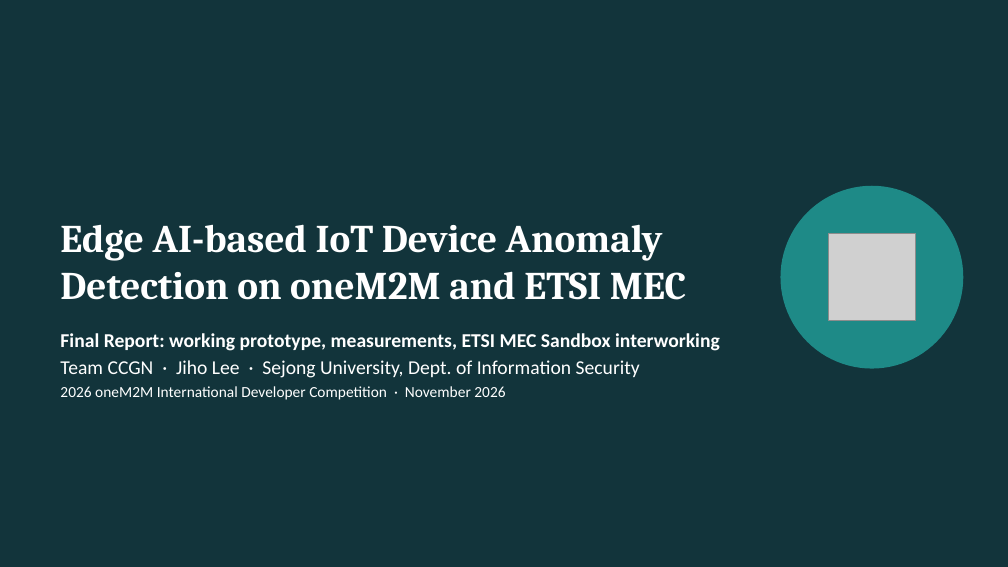
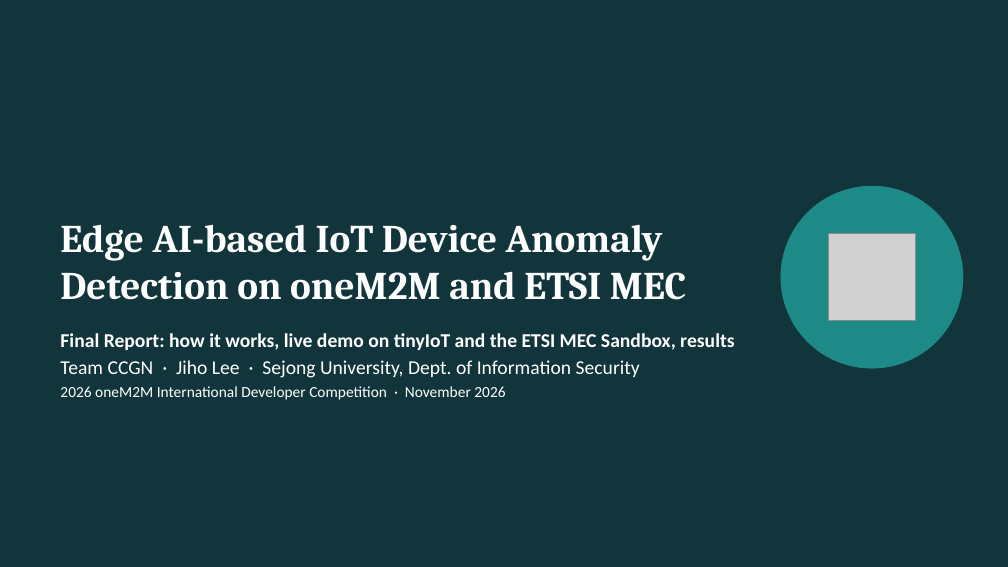
Before and after one commit to easycode42/ccgn-edge-iot-security, a slide deck: slide 1 of deliverables/CCGN_Final_Report.pptx. Drawn at 1008x567 pixels with LibreOffice and Linux fonts; fonts in the diff are those of the drawing; grey boxes stand for pictures. Boxes give left, top, right and bottom in pixels: in the first picture for what was removed or moved away, otherwise in the second. Text is boxed around its words. In the diff, an @@ line names an element or a change of style, - is before the commit and + after.

```diff
--- a/deliverables/CCGN_Final_Report.pptx
+++ b/deliverables/CCGN_Final_Report.pptx
@@ text at (60, 333, 734, 350): text changed @@
-Final Report: working prototype, measurements, ETSI MEC Sandbox interworking
+Final Report: how it works, live demo on tinyIoT and the ETSI MEC Sandbox, results
```
Also in this commit, not shown: 4 other slides changed, 10 slides added, 5 slides removed, 44 other files.
